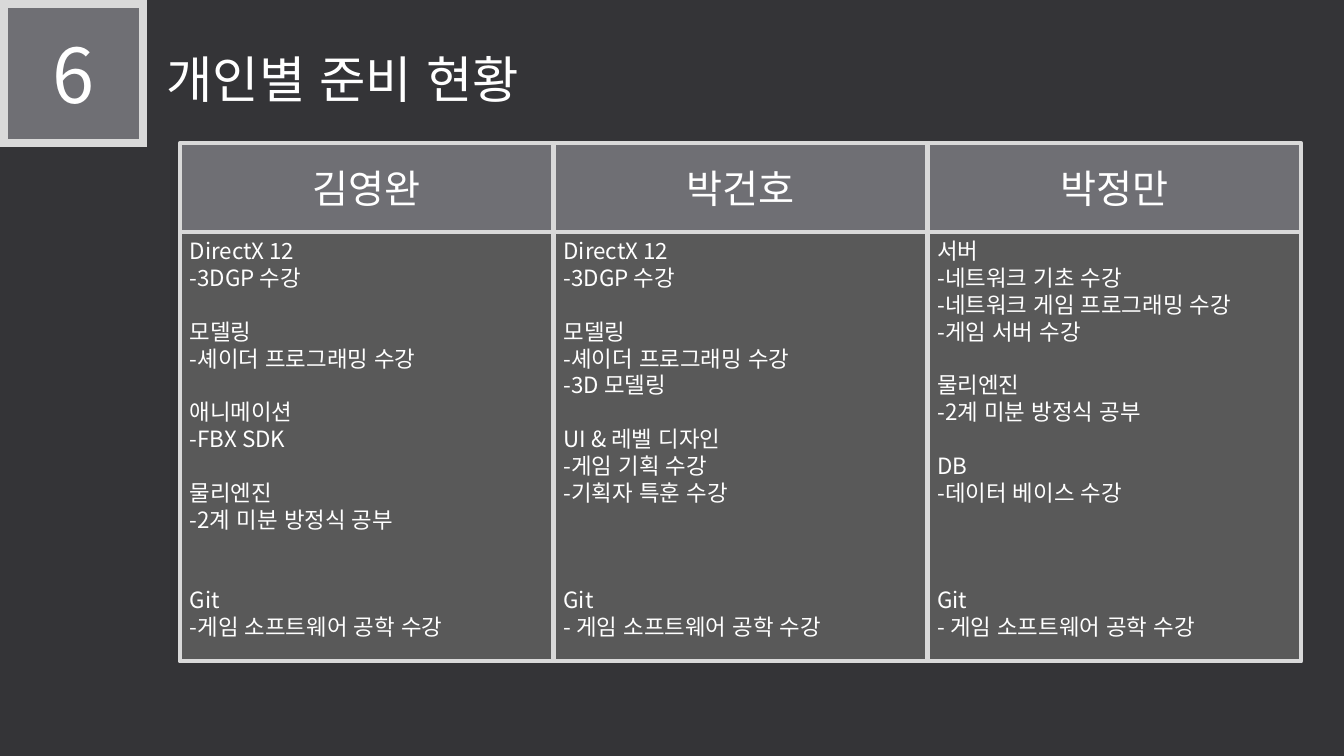
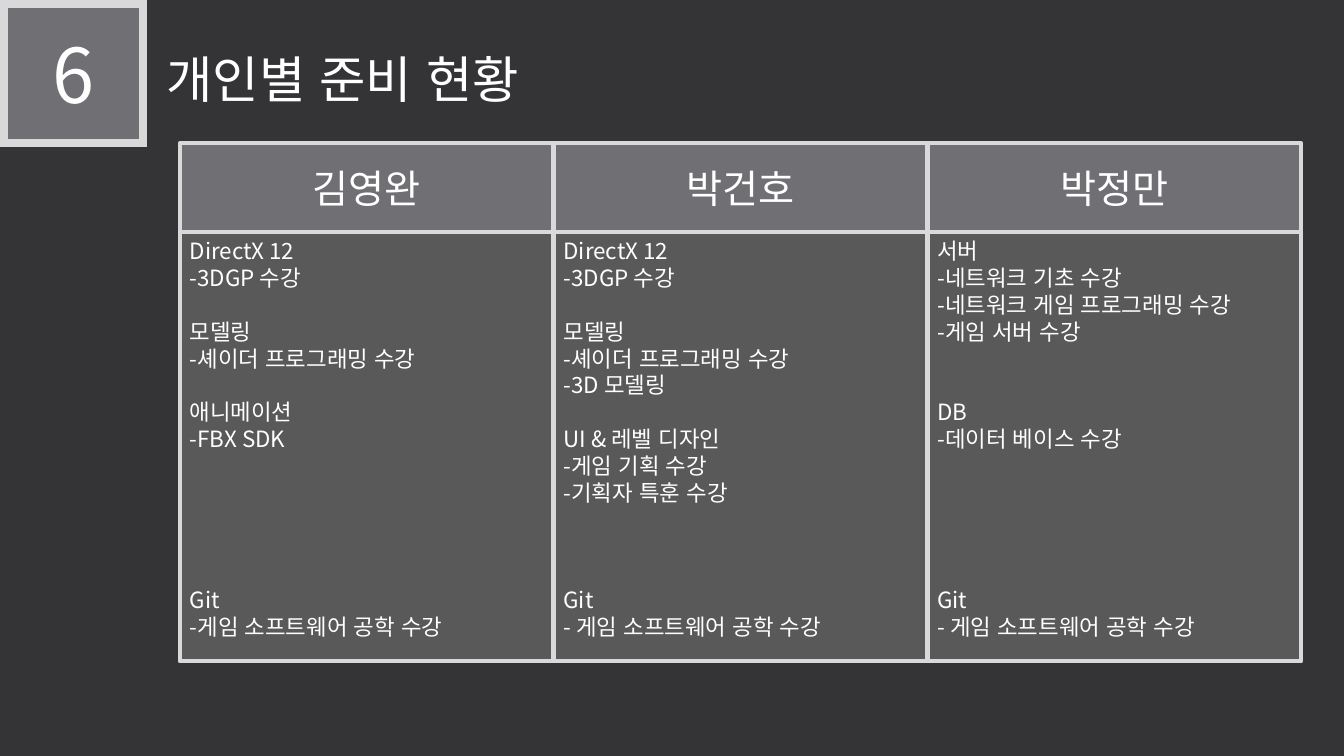
Before and after one commit to LEGO0937/Our_Project, a slide deck: slide 12 of 기획단계/졸작 제안서_α.pptx. Drawn at 1344x756 pixels with LibreOffice and Linux fonts; fonts in the diff are those of the drawing. Boxes give left, top, right and bottom in pixels: in the first picture for what was removed or moved away, otherwise in the second. Text is boxed around its words. In the diff, an @@ line names an element or a change of style, - is before the commit and + after.

```diff
--- a/기획단계/졸작 제안서_α.pptx
+++ b/기획단계/졸작 제안서_α.pptx
@@ text in rectangle at (x1=937, y1=374, x2=1140, y2=422): paragraphs removed @@
-물리엔진
--2계 미분 방정식 공부
@@ text in rectangle at (x1=190, y1=482, x2=393, y2=530): paragraphs removed @@
-물리엔진
--2계 미분 방정식 공부
```
Also in this commit, not shown: 6 other slides changed, 1 other file.
